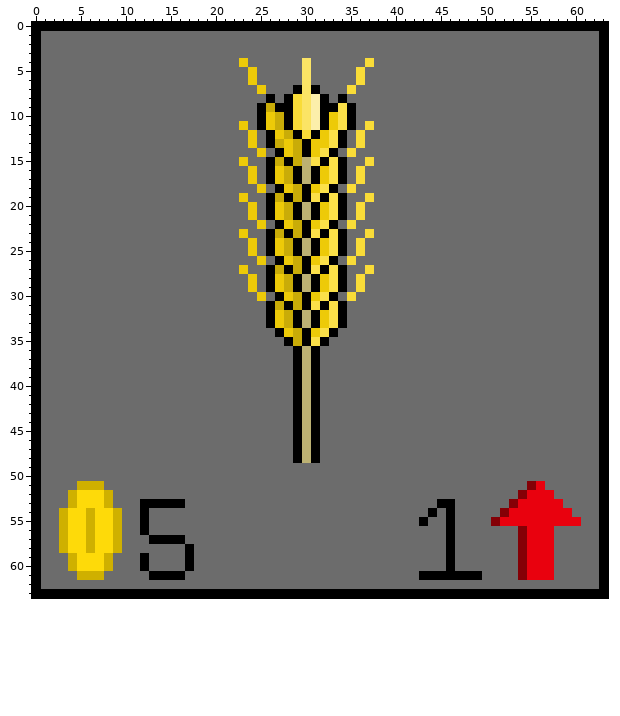
File history of a pixel-art sprite, 1GAM/Nov17-Harvest/Harvest/Assets/Art/Actives/Images/Wheat.png. The first picture shows the starting point.
The file is 128x128 pixels, drawn in blocks of 2x2; one block is one cell here. Colours within 5 levels of each other are drawn and written as one.
New version:
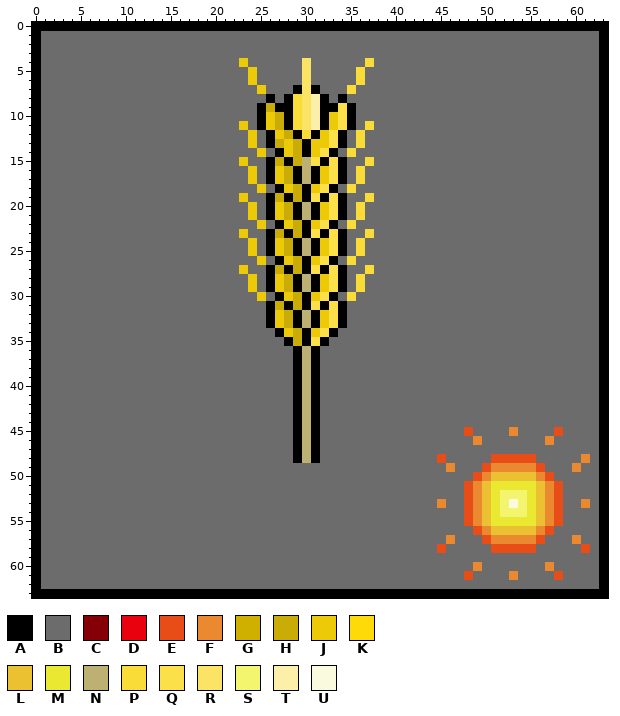
Palette (. is transparent): A #000000  B #6c6c6c  C #840006  D #e9010e  E #e84c17  F #eb8931  G #cfb000  H #c9ac08  J #edca08  K #feda09  L #ebc031  M #ebe831  N #bcb173  P #f9dc38  Q #fbe049  R #fbe465  S #f2f56d  T #fcefaa  U #fafade
What changed:
@@ x 0..63 @@
 44 ABBBBBBBBBBBBBBBBBBBBBBBBBBBBANABBBBBBBBBBBBBBBBBBBBBBBBBBBBBBBA
-45 ABBBBBBBBBBBBBBBBBBBBBBBBBBBBANABBBBBBBBBBBBBBBBBBBBBBBBBBBBBBBA
-46 ABBBBBBBBBBBBBBBBBBBBBBBBBBBBANABBBBBBBBBBBBBBBBBBBBBBBBBBBBBBBA
+45 ABBBBBBBBBBBBBBBBBBBBBBBBBBBBANABBBBBBBBBBBBBBBBEBBBBFBBBBEBBBBA
+46 ABBBBBBBBBBBBBBBBBBBBBBBBBBBBANABBBBBBBBBBBBBBBBBFBBBBBBBFBBBBBA
 47 ABBBBBBBBBBBBBBBBBBBBBBBBBBBBANABBBBBBBBBBBBBBBBBBBBBBBBBBBBBBBA
-48 ABBBBBBBBBBBBBBBBBBBBBBBBBBBBANABBBBBBBBBBBBBBBBBBBBBBBBBBBBBBBA
-49 ABBBBBBBBBBBBBBBBBBBBBBBBBBBBBBBBBBBBBBBBBBBBBBBBBBBBBBBBBBBBBBA
-50 ABBBBBBBBBBBBBBBBBBBBBBBBBBBBBBBBBBBBBBBBBBBBBBBBBBBBBBBBBBBBBBA
-51 ABBBBGGGBBBBBBBBBBBBBBBBBBBBBBBBBBBBBBBBBBBBBBBBBBBBBBBCDBBBBBBA
-52 ABBBGKKKGBBBBBBBBBBBBBBBBBBBBBBBBBBBBBBBBBBBBBBBBBBBBBCDDDBBBBBA
-53 ABBBGKKKGBBBAAAAABBBBBBBBBBBBBBBBBBBBBBBBBBBBAABBBBBBCDDDDDBBBBA
-54 ABBGKKGKKGBBABBBBBBBBBBBBBBBBBBBBBBBBBBBBBBBABABBBBBCDDDDDDDBBBA
-55 ABBGKKGKKGBBABBBBBBBBBBBBBBBBBBBBBBBBBBBBBBABBABBBBCDDDDDDDDDBBA
-56 ABBGKKGKKGBBABBBBBBBBBBBBBBBBBBBBBBBBBBBBBBBBBABBBBBBBCDDDBBBBBA
-57 ABBGKKGKKGBBBAAAABBBBBBBBBBBBBBBBBBBBBBBBBBBBBABBBBBBBCDDDBBBBBA
-58 ABBGKKGKKGBBBBBBBABBBBBBBBBBBBBBBBBBBBBBBBBBBBABBBBBBBCDDDBBBBBA
-59 ABBBGKKKGBBBABBBBABBBBBBBBBBBBBBBBBBBBBBBBBBBBABBBBBBBCDDDBBBBBA
-60 ABBBGKKKGBBBABBBBABBBBBBBBBBBBBBBBBBBBBBBBBBBBABBBBBBBCDDDBBBBBA
-61 ABBBBGGGBBBBBAAAABBBBBBBBBBBBBBBBBBBBBBBBBBAAAAAAABBBBCDDDBBBBBA
+48 ABBBBBBBBBBBBBBBBBBBBBBBBBBBBANABBBBBBBBBBBBBEBBBBBEEEEEBBBBBFBA
+49 ABBBBBBBBBBBBBBBBBBBBBBBBBBBBBBBBBBBBBBBBBBBBBFBBBEFFFFFEBBBFBBA
+50 ABBBBBBBBBBBBBBBBBBBBBBBBBBBBBBBBBBBBBBBBBBBBBBBBEFLLLLLFEBBBBBA
+51 ABBBBBBBBBBBBBBBBBBBBBBBBBBBBBBBBBBBBBBBBBBBBBBBEFLMMMMMLFEBBBBA
+52 ABBBBBBBBBBBBBBBBBBBBBBBBBBBBBBBBBBBBBBBBBBBBBBBEFLMSSSMLFEBBBBA
+53 ABBBBBBBBBBBBBBBBBBBBBBBBBBBBBBBBBBBBBBBBBBBBFBBEFLMSUSMLFEBBFBA
+54 ABBBBBBBBBBBBBBBBBBBBBBBBBBBBBBBBBBBBBBBBBBBBBBBEFLMSSSMLFEBBBBA
+55 ABBBBBBBBBBBBBBBBBBBBBBBBBBBBBBBBBBBBBBBBBBBBBBBEFLMMMMMLFEBBBBA
+56 ABBBBBBBBBBBBBBBBBBBBBBBBBBBBBBBBBBBBBBBBBBBBBBBBEFLLLLLFEBBBBBA
+57 ABBBBBBBBBBBBBBBBBBBBBBBBBBBBBBBBBBBBBBBBBBBBBFBBBEFFFFFEBBBFBBA
+58 ABBBBBBBBBBBBBBBBBBBBBBBBBBBBBBBBBBBBBBBBBBBBEBBBBBEEEEEBBBBBEBA
+59 ABBBBBBBBBBBBBBBBBBBBBBBBBBBBBBBBBBBBBBBBBBBBBBBBBBBBBBBBBBBBBBA
+60 ABBBBBBBBBBBBBBBBBBBBBBBBBBBBBBBBBBBBBBBBBBBBBBBBFBBBBBBBFBBBBBA
+61 ABBBBBBBBBBBBBBBBBBBBBBBBBBBBBBBBBBBBBBBBBBBBBBBEBBBBFBBBBEBBBBA
 62 ABBBBBBBBBBBBBBBBBBBBBBBBBBBBBBBBBBBBBBBBBBBBBBBBBBBBBBBBBBBBBBA
Changed places in both pictures, as pixel boxes (x1, y1, x2, y2):
changed: (419, 427, 590, 580)
changed: (59, 481, 194, 580)
